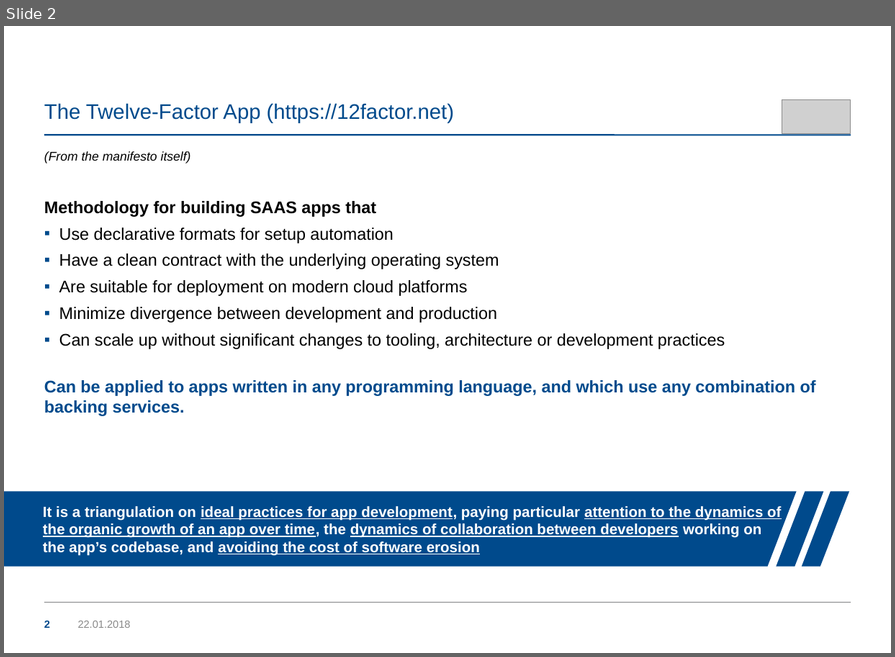
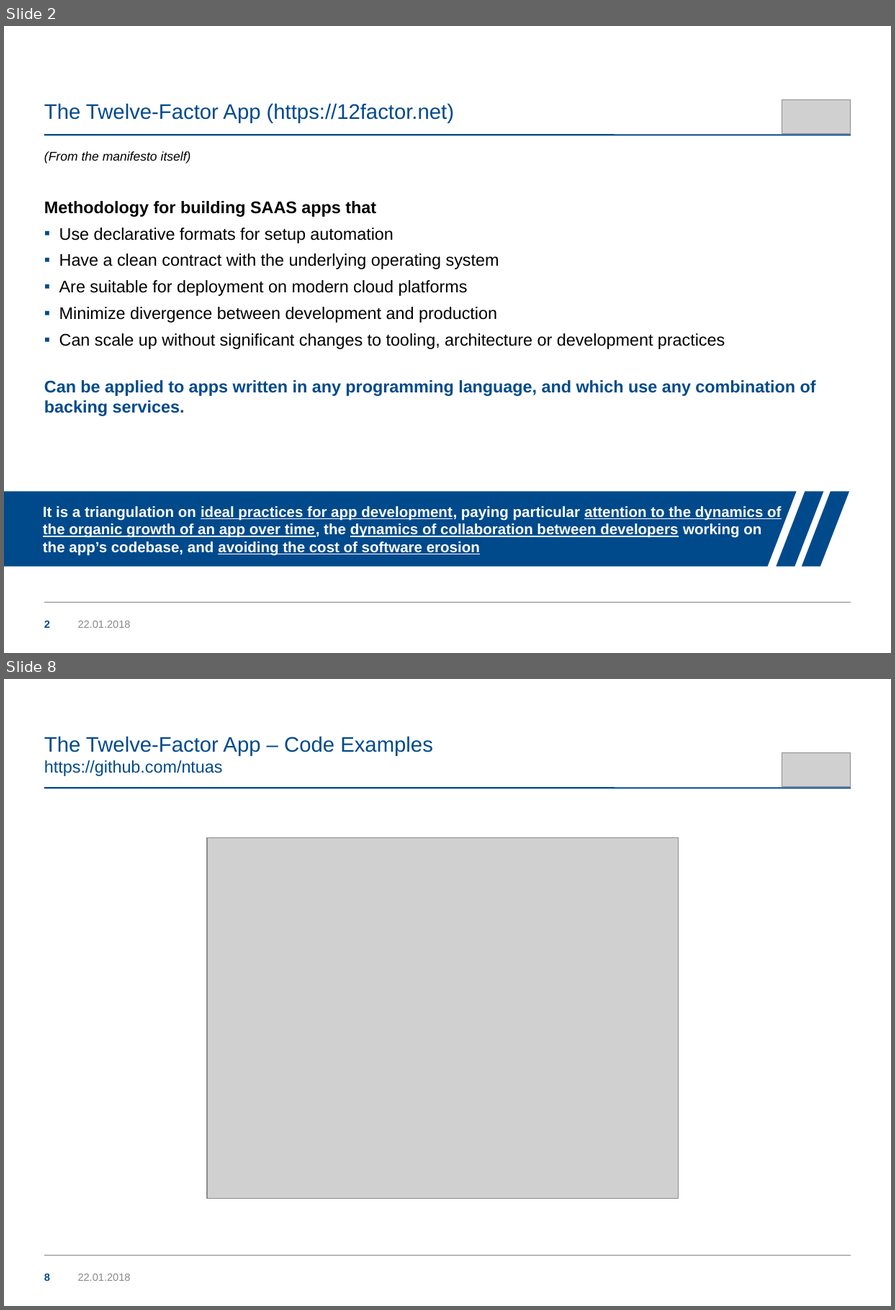
Before and after one commit to ntuas/presentation, a slide deck: uas_12-factor-app-presentation,.odp. Shown one above the other, each under a label of ours: slide 2 before the commit, slides 2 and 8 after it; the slides between them are not shown. The pictures are 895x657 and 895x1310 pixels, drawn with LibreOffice and Linux fonts; fonts in the diff are those of the drawing; grey boxes stand for pictures; background and template pictures are left out. Boxes give left, top, right and bottom in pixels: in the first picture for what was removed or moved away, otherwise in the second. Text is boxed around its words. In the diff, an @@ line names an element or a change of style, - is before the commit and + after.

```diff
--- a/uas_12-factor-app-presentation,.odp
+++ b/uas_12-factor-app-presentation,.odp
@@ slide 8 added at bbox=[4, 679, 891, 1306], background #FFFFFF; not listed: 2 template elements that a slide beside it also shows @@
@@ title added at bbox=[44, 736, 433, 776], 20 pt, text #004A8C @@
+The Twelve-Factor App – Code Examples
+https://github.com/ntuas
@@ picture added at bbox=[782, 753, 851, 787] @@
@@ picture added at bbox=[207, 837, 679, 1199] @@
@@ page number added at bbox=[44, 1272, 50, 1283], 10 pt, text #004A8C, bold @@
+8
@@ text added at bbox=[78, 1274, 131, 1281], 10 pt, text #898989 @@
+22.01.2018
```
Also in this commit, not shown: 3 slides changed, 4 other slides added.
